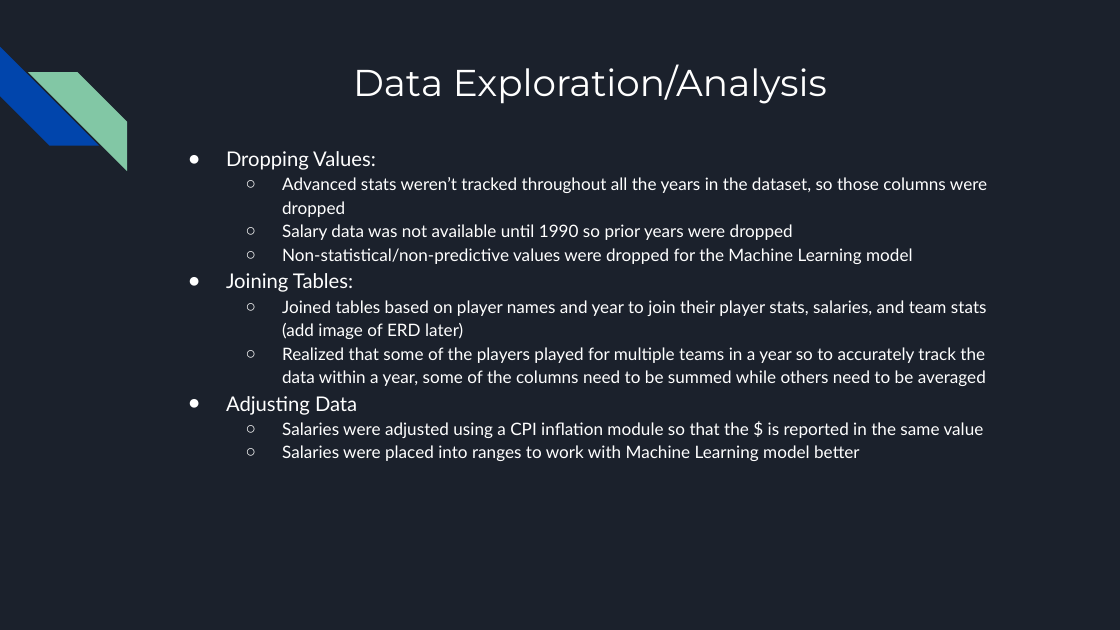
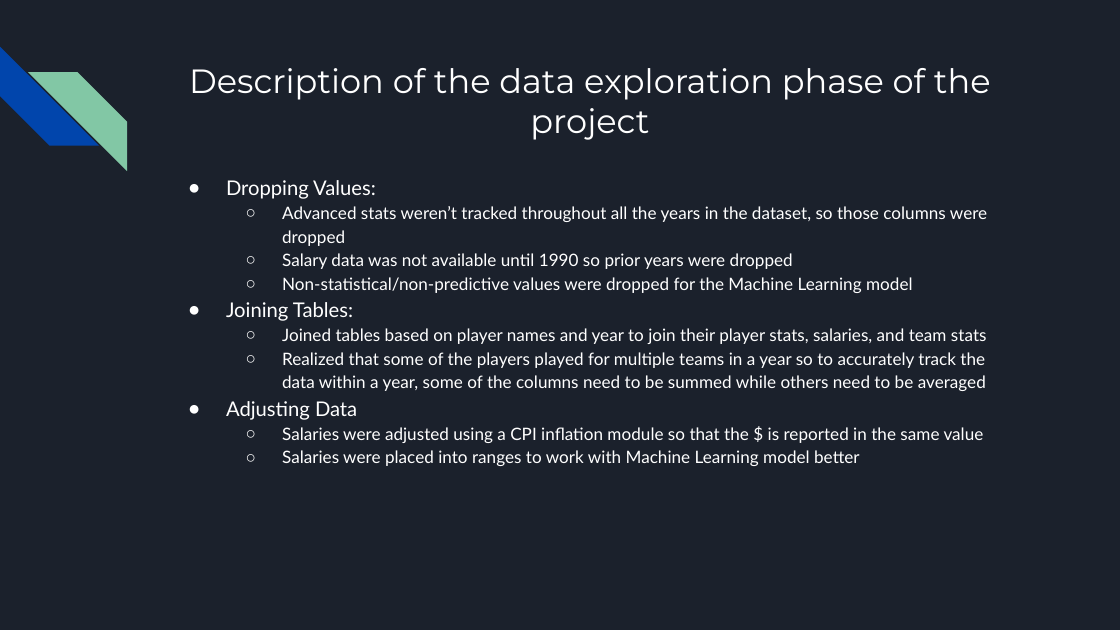
Before and after one commit to nickferrar/NBA_Salaries, a slide deck: slide 7 of Presentation/nba_player_salaries.pptx. Drawn at 1120x630 pixels with LibreOffice and Linux fonts; fonts in the diff are those of the drawing. Boxes give left, top, right and bottom in pixels: in the first picture for what was removed or moved away, otherwise in the second. Text is boxed around its words. In the diff, an @@ line names an element or a change of style, - is before the commit and + after.

```diff
--- a/Presentation/nba_player_salaries.pptx
+++ b/Presentation/nba_player_salaries.pptx
@@ title at (189,68,991,140): text changed; size 24 to 21.6 pt @@
-Data Exploration/Analysis
+Description of the data exploration phase of the project
@@ text "Dropping Values:": place and size @@
-text "Dropping Values:" at (226,151,987,461)
+text "Dropping Values:" at (226,180,987,466)
@@ text at (282,328,987,344): text changed @@
-  ○ Joined tables based on player names and year to join their player stats, salaries, and team stats (add image of ERD later)
+  ○ Joined tables based on player names and year to join their player stats, salaries, and team stats
```
Also in this commit, not shown: 5 other slides changed, 2 slides added, 1 slide removed, 1 other file.
